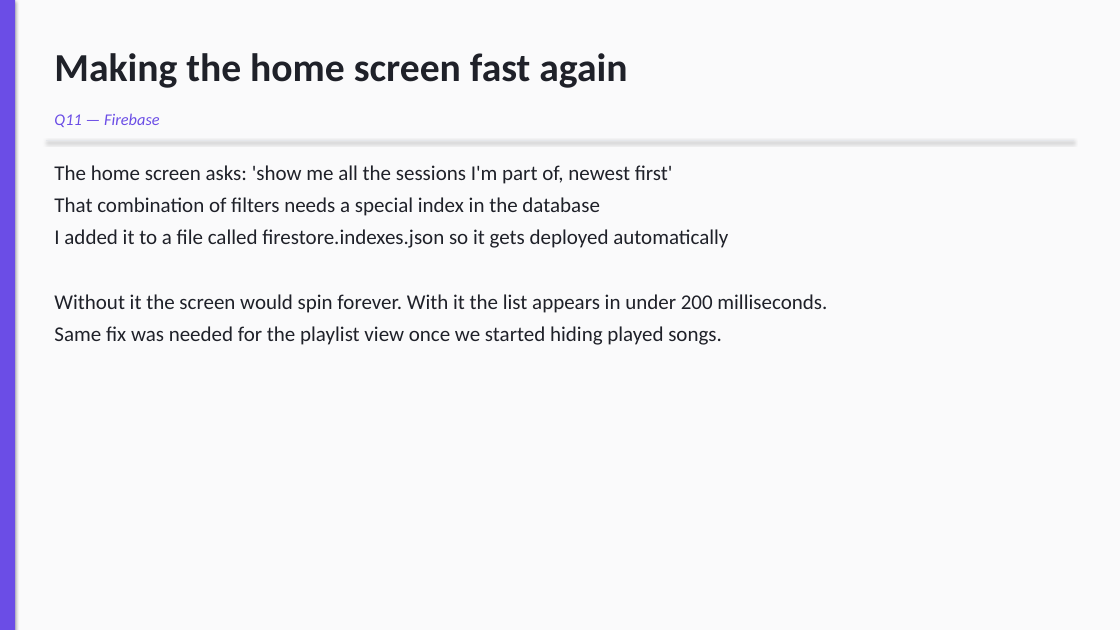
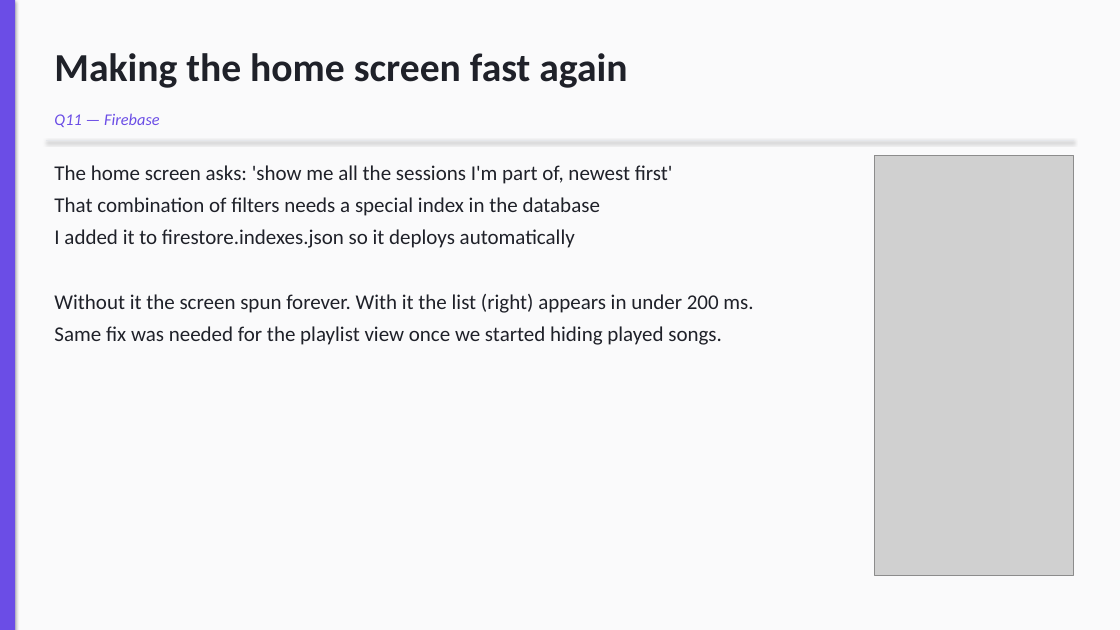
Before and after one commit to Tmaku18/vibzcheck-project2, a slide deck: slide 8 of submission/Vibzcheck_Presentation.pptx. Drawn at 1120x630 pixels with LibreOffice and Linux fonts; fonts in the diff are those of the drawing; grey boxes stand for pictures. Boxes give left, top, right and bottom in pixels: in the first picture for what was removed or moved away, otherwise in the second. Text is boxed around its words. In the diff, an @@ line names an element or a change of style, - is before the commit and + after.

Commit message:
slides: embed 4 new screenshots (chat, create+join, device B sync proof)
Slide 2 now shows the live demo as Device A (E85 has 1 upvote) next to
Device B (E85 has 2 after the joiner upvotes) -- proves the realtime
sync visually instead of describing it. Slide 5 gets the chat screen,
slide 7 gets the literal create + join screens, slide 8 gets the home
session list image to anchor the 'under 200 ms' claim.

Renderer now reads each PNG's true aspect (so the wider Device B
capture, which includes the emulator window chrome, no longer
distorts).

```diff
--- a/submission/Vibzcheck_Presentation.pptx
+++ b/submission/Vibzcheck_Presentation.pptx
@@ picture added at bbox=[875, 155, 1074, 576] @@
@@ text at bbox=[54, 229, 753, 313]: text changed @@
-I added it to a file called firestore.indexes.json so it gets deployed automatically
-Without it the screen would spin forever. With it the list appears in under 200 milliseconds.
+I added it to firestore.indexes.json so it deploys automatically
+Without it the screen spun forever. With it the list (right) appears in under 200 ms.
```
Also in this commit, not shown: 3 other slides changed, 5 other files.
